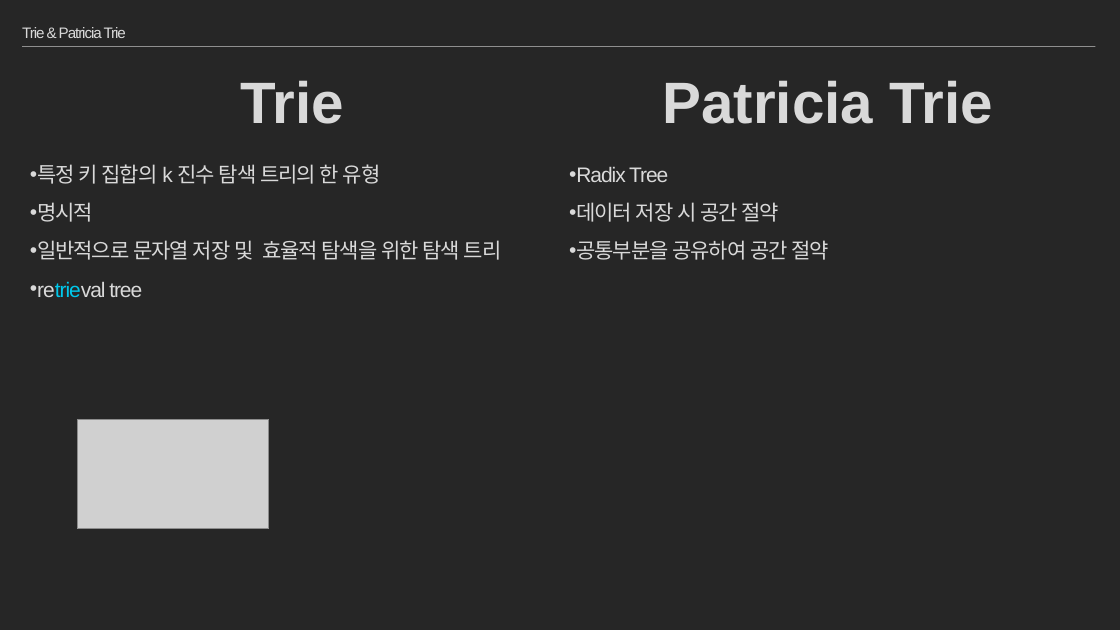
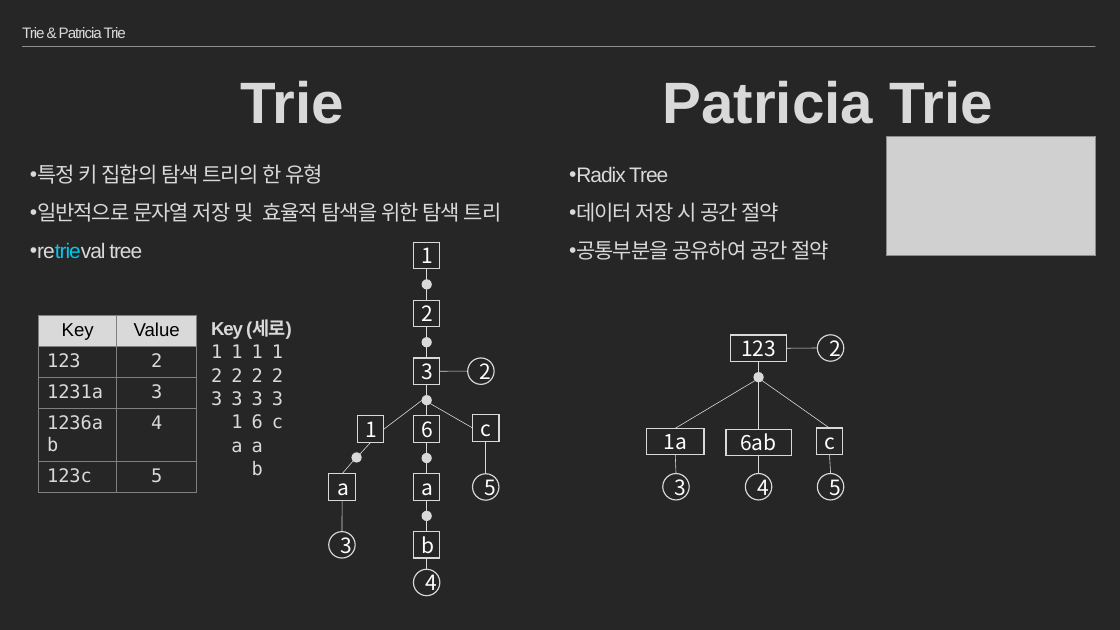
Before and after one commit to moss0801/blockchain-doc, a slide deck: slide 119 of General/Blockchain Part2.pptx (slide 108 before the commit). Drawn at 1120x630 pixels with LibreOffice and Linux fonts; fonts in the diff are those of the drawing; grey boxes stand for pictures. Boxes give left, top, right and bottom in pixels: in the first picture for what was removed or moved away, otherwise in the second. Text is boxed around its words. In the diff, an @@ line names an element or a change of style, - is before the commit and + after.

```diff
--- a/General/Blockchain Part2.pptx
+++ b/General/Blockchain Part2.pptx
@@ picture: place and size @@
-picture at box(77, 419, 269, 528)
+picture at box(886, 136, 1096, 255)
@@ rectangle: place and size @@
-rectangle at box(77, 419, 269, 528)
+rectangle at box(886, 136, 1096, 255)
@@ text at box(37, 164, 323, 184): text changed @@
-• 특정 키 집합의 k 진수 탐색 트리의 한 유형
-• 명시적
+• 특정 키 집합의 탐색 트리의 한 유형
@@ table added at box(39, 316, 197, 487), 5 rows, 2 columns @@
+Key | Value
+123 | 2
+1231a | 3
+1236ab | 4
+123c | 5
@@ text added at box(211, 320, 292, 476), 16 pt, text #D9D9D9 @@
+Key (세로)
+1 1 1 1
+2 2 2 2
+3 3 3 3
+1 6 c
+a a
+b
@@ group added at box(647, 335, 844, 500): 8 lines, 5 ellipses, 4 rectangles @@
+123
+1a
+6ab
+c
+2
+3
+4
+5
@@ group added at box(329, 242, 499, 596): 18 lines, 10 ellipses, 9 rectangles @@
+1
+2
+3
+1
+a
+6
+a
+b
+c
+2
+3
+4
+5
```
Also in this commit, not shown: 14 other slides changed, 19 slides added, 11 slides removed.
